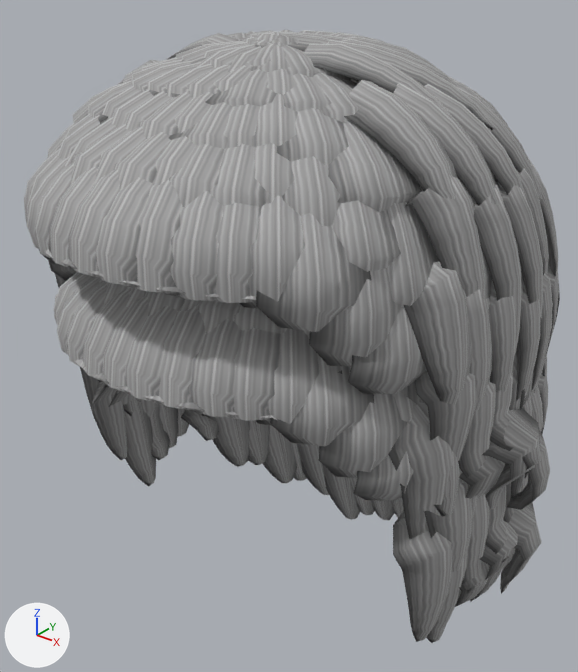
The glTF model trainer-models/hair/h-crop.glb: old version first, new version second.
The view is the same before and after, from a 50 mm lens placed at (0.173, -0.203, 1.858), pointed at (-0.012, 0.028, 1.715). Lighting does not change. The marker at lower left points along +X, +Y and +Z. The picture after the commit comes second. Vertices at exactly the same position are counted once.

The older version as bpy lines, for what is in view:
```python
me_h_crop_f = bpy.data.meshes.new('h-crop-f')
me_h_crop_f.from_pydata(...)  # 7637 vertices, 13624 faces; spans x -0.1..0.1, y -0.073..0.129, z 1.558..1.79
me_h_crop_f.materials.append(mat_hair_forged)
me_h_crop_m = bpy.data.meshes.new('h-crop-m')
me_h_crop_m.from_pydata(...)  # 7637 vertices, 13624 faces; spans x -0.102..0.101, y -0.08..0.123, z 1.604..1.834
me_h_crop_m.materials.append(mat_hair_forged)
ob_h_crop_f = bpy.data.objects.new('h-crop-f', me_h_crop_f)
ob_h_crop_f.location = (0.0, 0.0, 0.0)
ob_h_crop_m = bpy.data.objects.new('h-crop-m', me_h_crop_m)
ob_h_crop_m.location = (0.0, 0.0, 0.0)
```
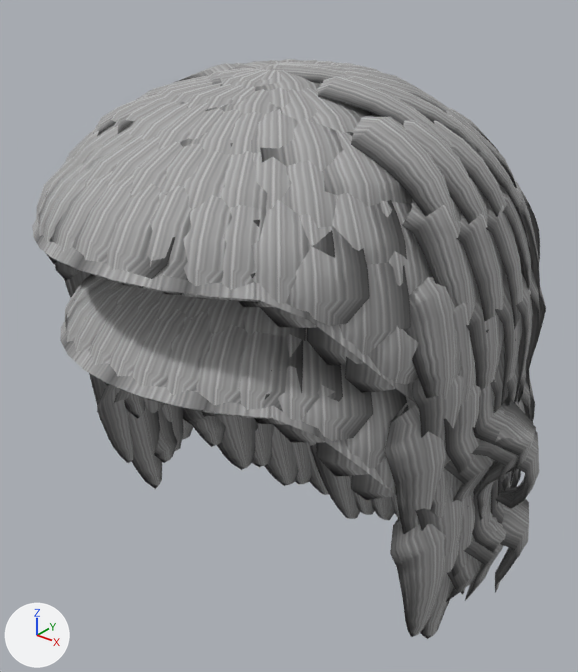
Diff of the bpy script that builds the scene:
```diff
--- a/trainer-models/hair/h-crop.glb.py
+++ b/trainer-models/hair/h-crop.glb.py
@@ me_h_crop_m @@
-me_h_crop_m.from_pydata(...)  # 7637 vertices, 13624 faces; spans x -0.102..0.101, y -0.08..0.123, z 1.604..1.834
+me_h_crop_m.from_pydata(...)  # 7637 vertices, 13624 faces; spans x -0.097..0.097, y -0.08..0.117, z 1.603..1.824
+# me_h_crop_m part 1: the loose piece of 36 vertices spanning x -0.004..0.026, y -0.078..-0.031, z 1.776..1.813 is multiplied about its middle by the matrix ((0.998, 0.017, -0.033), (0.017, 0.874, 0.242), (-0.01, 0.076, 0.85)), then moved by (0.0, 0.002, -0.001)
+# me_h_crop_m part 2: the loose piece of 36 vertices spanning x 0.07..0.084, y -0.031..-0.001, z 1.674..1.739 is multiplied about its middle by the matrix ((0.626, 0.095, 0.02), (0.131, 0.966, -0.012), (-0.08, 0.024, 1.006)), then moved by (-0.002, 0.001, -0.001)
+# me_h_crop_m part 3: 6545 of 7637 vertices moved; they spanned x -0.102..0.101, y -0.08..0.123, z 1.604..1.834 and now span x -0.097..0.097, y -0.079..0.117, z 1.603..1.824; mean shift (0.0, 0.002, -0.004); largest move (-0.005, 0.001, 1.833) -> (0.002, 0.009, 1.824)
+# other edits to the shape of me_h_crop_m do not show in these pictures
 me_h_crop_m.materials.append(mat_hair_forged)
@@ me_h_crop_f @@
-me_h_crop_f.from_pydata(...)  # 7637 vertices, 13624 faces; spans x -0.1..0.1, y -0.073..0.129, z 1.558..1.79
+me_h_crop_f.from_pydata(...)  # 7637 vertices, 13624 faces; spans x -0.096..0.096, y -0.073..0.123, z 1.558..1.78
+# me_h_crop_f part 4: the loose piece of 36 vertices spanning x 0.015..0.053, y -0.064..-0.016, z 1.736..1.772 is multiplied about its middle by the matrix ((0.972, 0.046, -0.125), (0.046, 0.923, 0.209), (-0.026, 0.044, 0.858)), then moved by (-0.001, 0.002, -0.001)
+# me_h_crop_f part 5: the loose piece of 36 vertices spanning x 0.071..0.086, y -0.026..0.003, z 1.634..1.699 is multiplied about its middle by the matrix ((0.682, 0.079, 0.033), (0.126, 0.968, -0.019), (-0.097, 0.031, 1.01)), then moved by (-0.002, 0.001, -0.001)
+# me_h_crop_f part 6: the loose piece of 36 vertices spanning x 0.073..0.087, y -0.017..0.014, z 1.624..1.691 is multiplied about its middle by the matrix ((0.644, 0.05, 0.04), (0.094, 0.987, -0.021), (-0.083, 0.02, 1.012)), then moved by (-0.003, 0.001, -0.001)
+# me_h_crop_f part 7: the loose piece of 36 vertices spanning x -0.087..-0.073, y -0.017..0.013, z 1.624..1.691 is multiplied about its middle by the matrix ((0.644, -0.051, -0.039), (-0.095, 0.986, -0.022), (0.084, 0.021, 1.012)), then moved by (0.003, 0.001, -0.001)
+# me_h_crop_f part 8: the loose piece of 36 vertices spanning x -0.086..-0.071, y -0.027..0.002, z 1.646..1.698 is multiplied about its middle by the matrix ((0.664, -0.085, -0.021), (-0.149, 0.961, -0.016), (0.133, 0.045, 1.008)), then moved by (0.002, 0.001, -0.001)
+# me_h_crop_f part 9: 6461 of 7637 vertices moved; they spanned x -0.1..0.1, y -0.073..0.129, z 1.566..1.79 and now span x -0.096..0.096, y -0.072..0.123, z 1.566..1.78; mean shift (0.0, 0.002, -0.004); largest move (0.008, 0.007, 1.789) -> (-0.002, 0.013, 1.78)
+# other edits to the shape of me_h_crop_f do not show in these pictures
 me_h_crop_f.materials.append(mat_hair_forged)
```

Where the change shows, as pixel boxes [x1, y1, x2, y2] in the pictures (578 x 672 px; the box of a moved part takes in the faces that stretch with it):
'h-crop-m', reshaped (7% shorter)
    before: [24, 29, 560, 539]
    after: [32, 59, 546, 534]
'h-crop-f', reshaped
    before: [53, 272, 548, 643]
    after: [60, 275, 535, 639]
part 1 of me_h_crop_m, moved or reshaped
    before: [95, 177, 152, 287]
    after: [90, 183, 175, 288]
part 2 of me_h_crop_m, moved or reshaped
    before: [388, 402, 453, 539]
    after: [384, 400, 450, 534]
part 3 of me_h_crop_m, moved or reshaped
    before: [24, 29, 560, 510]
    after: [36, 59, 546, 520]
part 4 of me_h_crop_f, moved or reshaped
    before: [231, 328, 281, 421]
    after: [216, 331, 303, 419]
part 5 of me_h_crop_f, moved or reshaped
    before: [393, 511, 452, 642]
    after: [390, 517, 446, 637]
part 6 of me_h_crop_f, moved or reshaped
    before: [426, 550, 468, 643]
    after: [420, 543, 459, 639]
part 7 of me_h_crop_f, moved or reshaped
    before: [109, 390, 156, 486]
    after: [114, 390, 162, 489]
part 8 of me_h_crop_f, moved or reshaped
    before: [91, 381, 127, 460]
    after: [97, 384, 134, 463]
part 9 of me_h_crop_f, moved or reshaped
    before: [53, 272, 548, 607]
    after: [64, 275, 535, 602]
